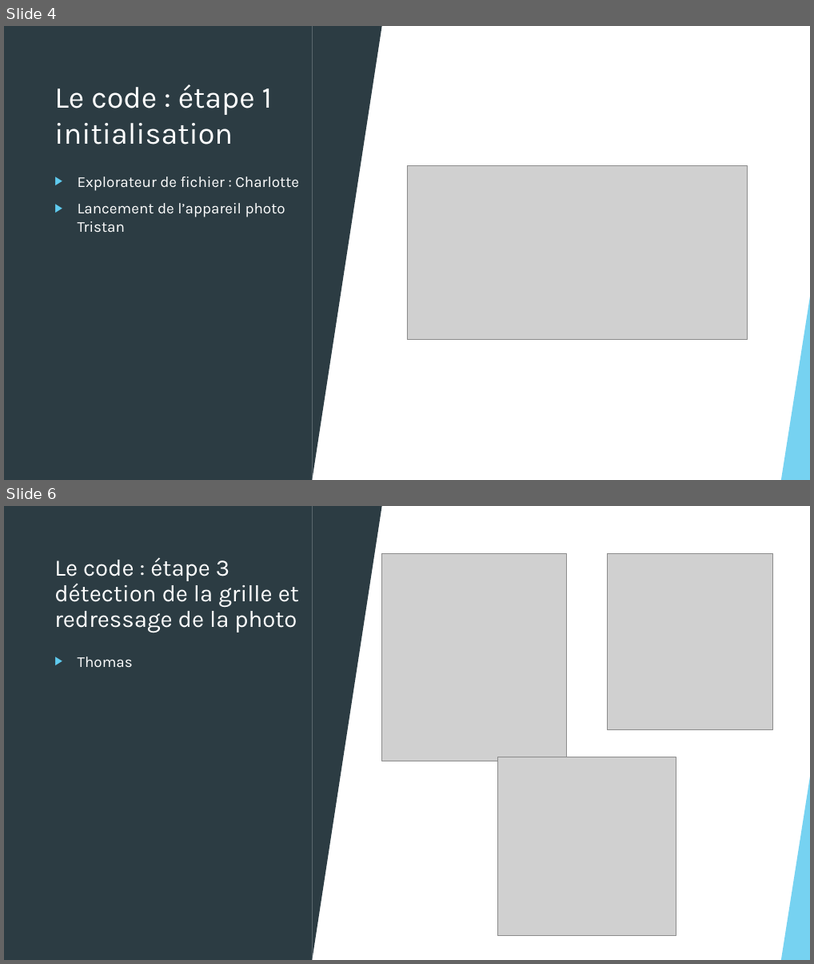
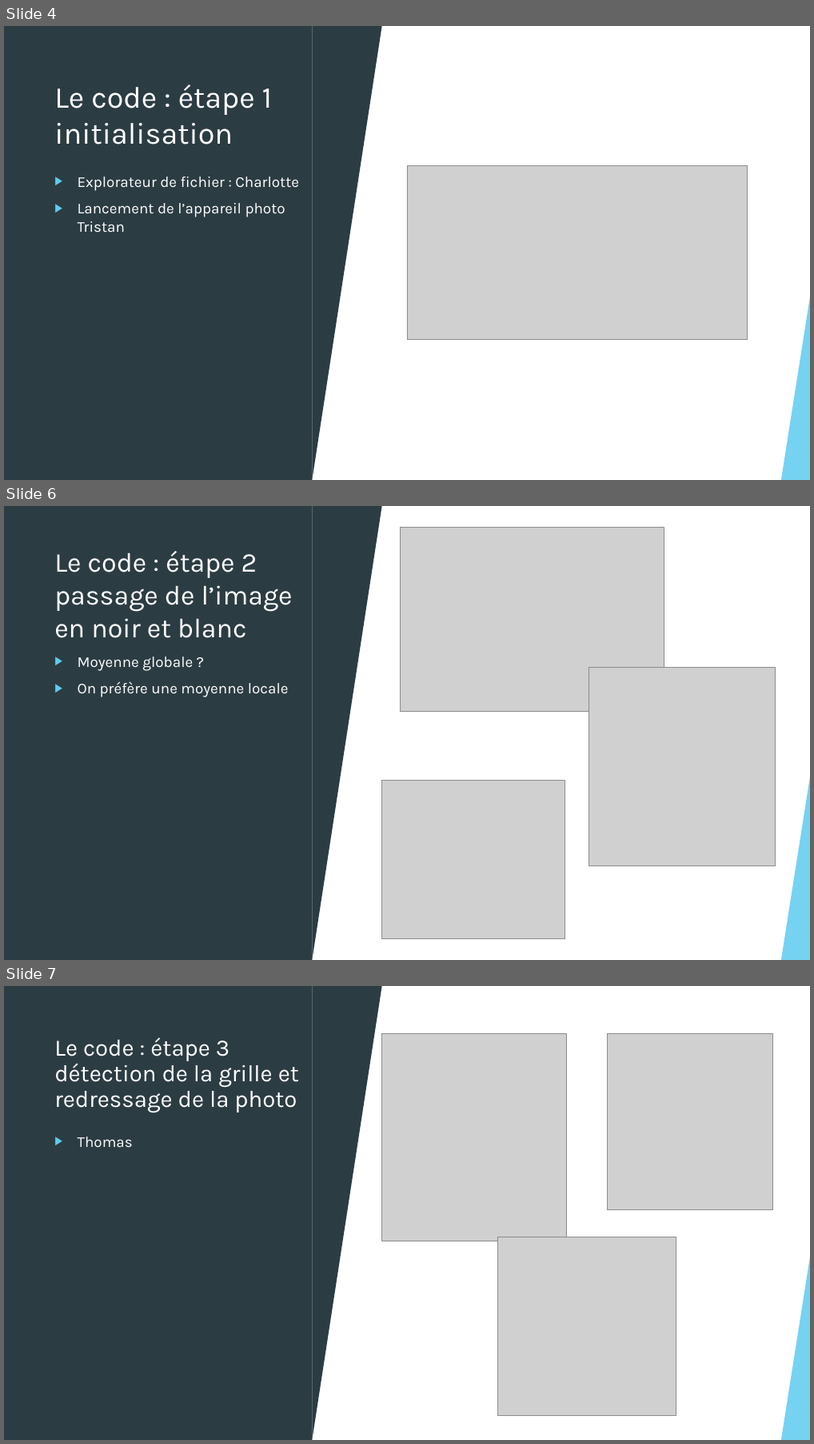
Before and after one commit to chloemuller/sudoku, a slide deck: slide_présentation.pptx. Shown one above the other, each under a label of ours: slides 4 and 6 before the commit, slides 4, 6 and 7 after it; the slides between them are not shown. The pictures are 814x964 and 814x1444 pixels, drawn with LibreOffice and Linux fonts; fonts in the diff are those of the drawing; grey boxes stand for pictures. Boxes give left, top, right and bottom in pixels: in the first picture for what was removed or moved away, otherwise in the second. Text is boxed around its words. In the diff, an @@ line names an element or a change of style, - is before the commit and + after.

```diff
--- a/slide_présentation.pptx
+++ b/slide_présentation.pptx
@@ slide 6 added at [4,506,810,960], background #FFFFFF; not listed: 10 template elements that a slide beside it also shows @@
@@ rectangle added at [4,506,810,960], fill #FFFFFF @@
@@ rectangle added at [4,506,313,960], fill #2C3C43 @@
@@ triangle added at [313,506,382,960], fill #2C3C43 @@
@@ picture added at [401,527,665,711] @@
@@ title added at [54,551,293,638], 32.4 pt, text #FFFFFF @@
+Le code : étape 2
+passage de l’image en noir et blanc
@@ text added at [78,656,289,697], 18 pt, text #FFFFFF @@
+▶ Moyenne globale ?
+▶ On préfère une moyenne locale
@@ picture added at [589,667,776,866] @@
@@ picture added at [382,780,566,938] @@
@@ triangle added at [782,772,810,960], fill #5FCBEF at 85% opacity @@
@@ what was slide 6 is now slide 7 @@
```
Also in this commit, not shown: 1 slide changed, 1 other slide added, 1 slide removed.
